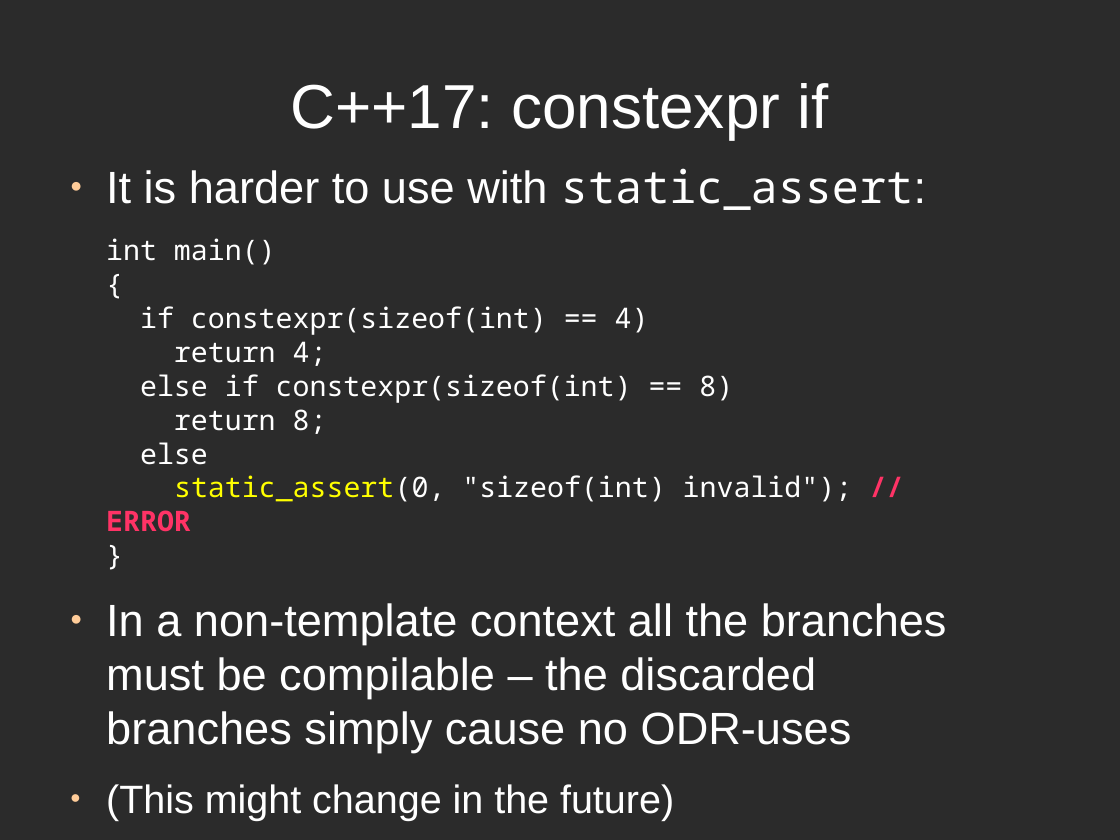
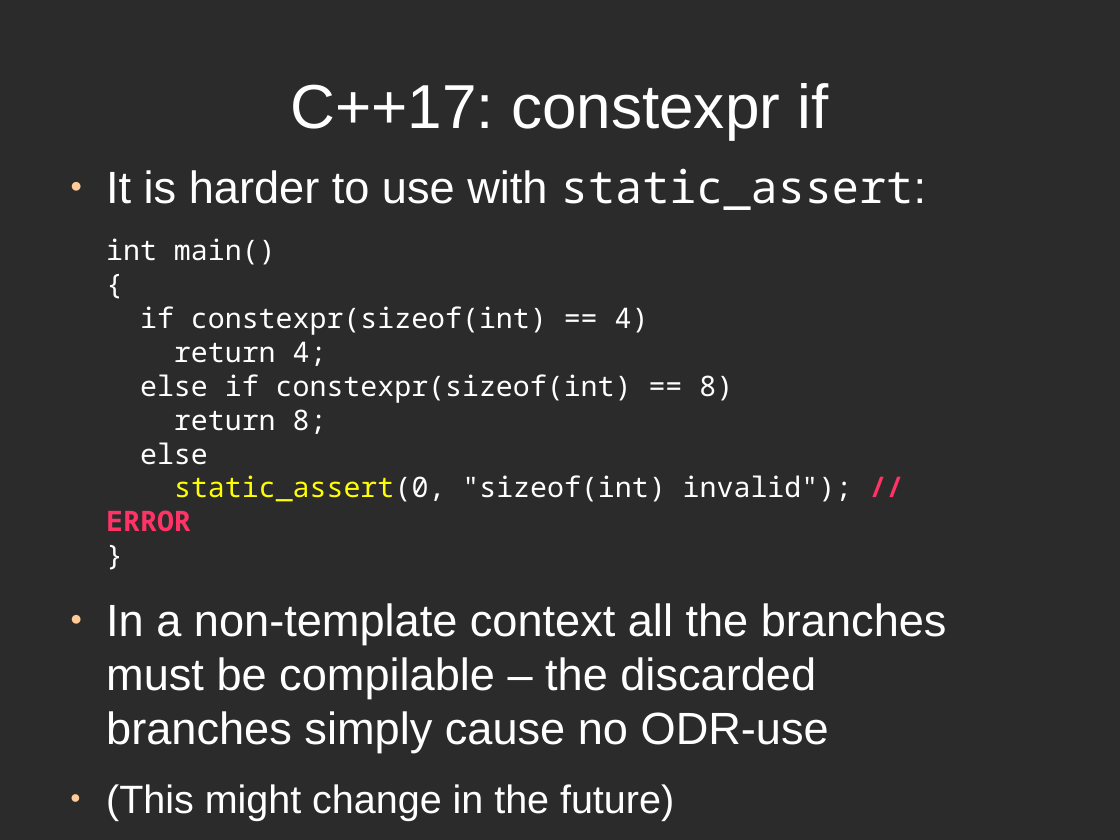
Before and after one commit to rogerorr/articles, a slide deck: slide 29 of Making_Templates_Easier/Making_Templates_Easier.odp. Drawn at 1120x840 pixels with LibreOffice and Linux fonts; fonts in the diff are those of the drawing; background and template pictures are left out; a plain dark background stands for a picture behind light text. Boxes give left, top, right and bottom in pixels: in the first picture for what was removed or moved away, otherwise in the second. Text is boxed around its words. In the diff, an @@ line names an element or a change of style, - is before the commit and + after.

```diff
--- a/Making_Templates_Easier/Making_Templates_Easier.odp
+++ b/Making_Templates_Easier/Making_Templates_Easier.odp
@@ text at <box>106,603,947,753</box>: text changed @@
-● In a non-template context all the branches must be compilable – the discarded branches simply cause no ODR-uses
+● In a non-template context all the branches must be compilable – the discarded branches simply cause no ODR-use
```
Also in this commit, not shown: 31 other slides changed, 3 slides added, 4 slides removed.
